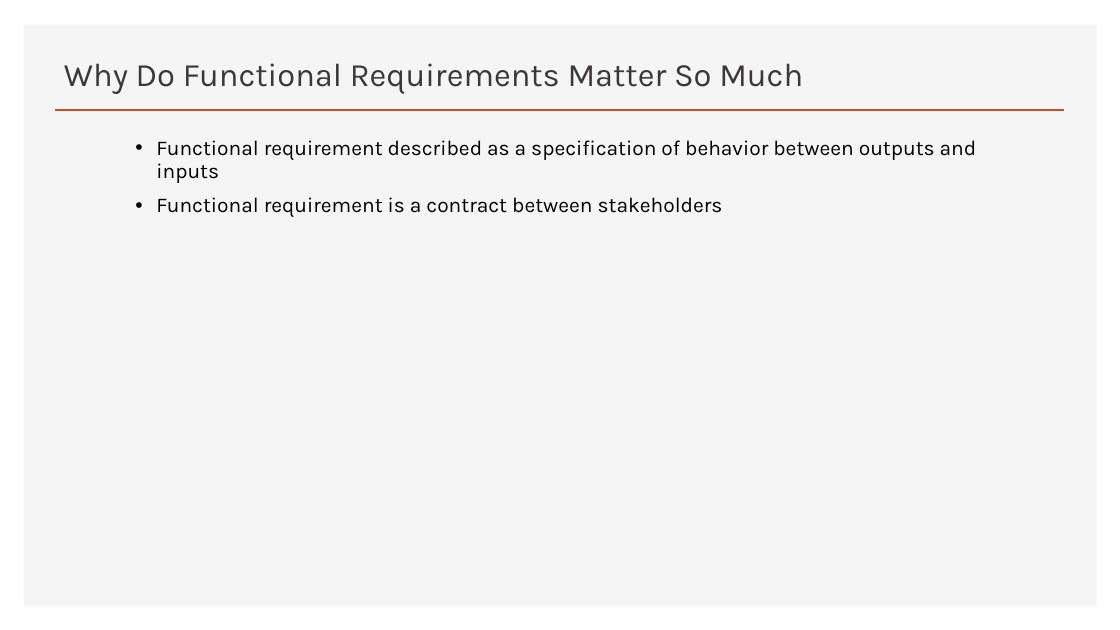
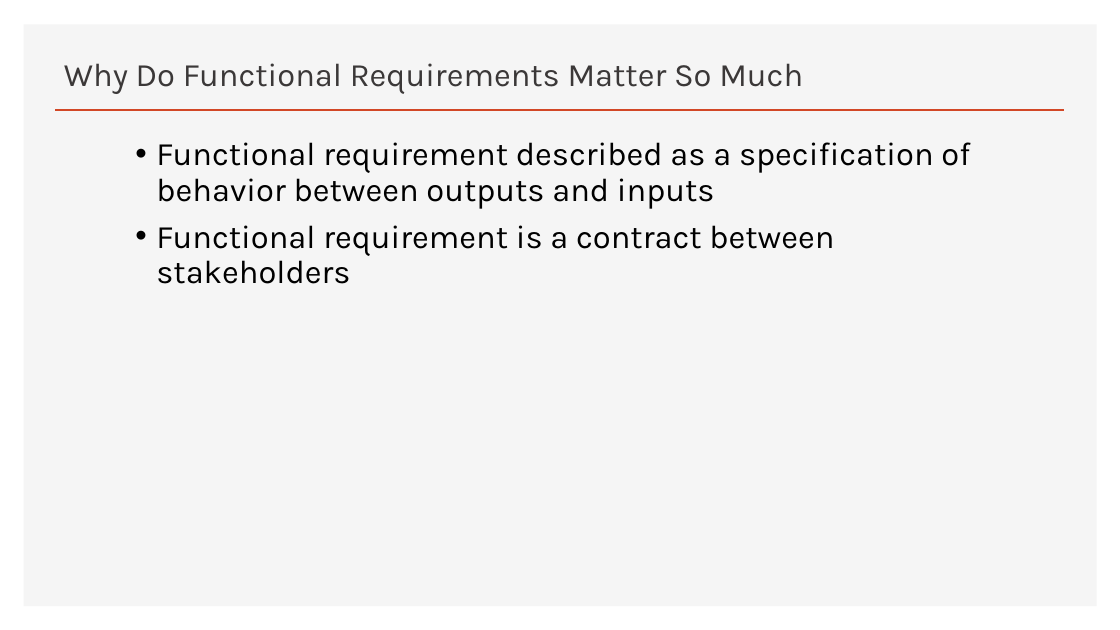
Before and after one commit to billyean/pyEx, a slide deck: slide 2 of sd/module4/BCE_4_4.pptx. Drawn at 1120x630 pixels with LibreOffice and Linux fonts; fonts in the diff are those of the drawing. Boxes give left, top, right and bottom in pixels: in the first picture for what was removed or moved away, otherwise in the second. Text is boxed around its words. In the diff, an @@ line names an element or a change of style, - is before the commit and + after.

```diff
--- a/sd/module4/BCE_4_4.pptx
+++ b/sd/module4/BCE_4_4.pptx
@@ text "Functional requirement described as a ..." at (156, 142, 970, 284): size 18 to 28 pt @@
```
Also in this commit, not shown: 3 other slides changed, 4 other files.
